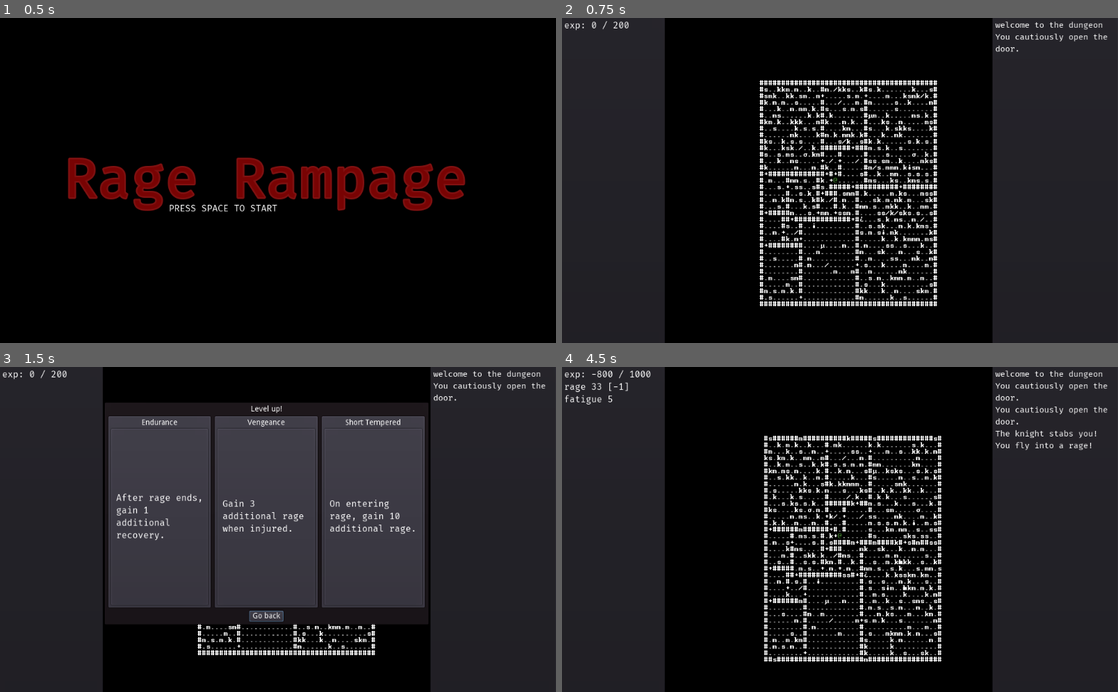
Above: before the commit, frames 1-4 (two rows, left to right).
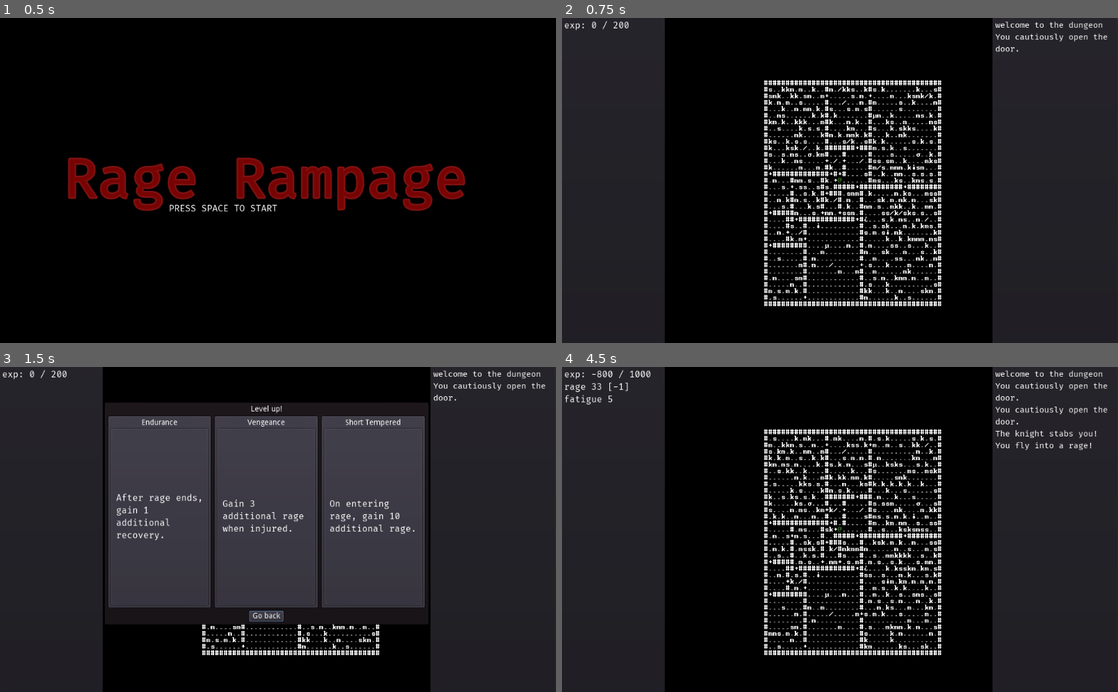
Above: after the commit, the same moments.

Repository: redxaxder/7DRL2022
Game: Godot game, scene res://scenes/root.tscn
Same seed, same stepped clock (60 frames per second), same inputs: the game is played once before the commit and once after it.
Inputs:
- Up to frame 1 (0.5 s): no input
- Up to frame 2 (0.75 s): tap Space (action) at 0.5 s; hold Right (right) from 0.53 s (still down); hold Space (action) from 0.53 s (still down)
- Up to frame 3 (1.5 s): release Right (right) at 1.28 s; release Space (action) at 1.28 s; hold Down (down) from 1.28 s (still down); tap Enter (level_up) at 1.35 s
- Up to frame 4 (4.5 s): release Down (down) at 2 s; click "After rage ends, gain 1 addit…" at 2 s; tap Enter (level_up) at 2.75 s; hold Right (right) 2.78-3.5 s; hold . (pass) 2.78-3.5 s; click "Gain 3 additional rage when i…" at 3.5 s; tap Space (action) at 4.25, 4.35 s; hold Up (up) from 4.28 s (still down)

Frame 1 is identical in both runs. In frame 2, 6.8% of the frame differs, in the area x 35-69%, y 19-89%; in frame 3, 0.7%; in frame 4, 7.0%, in the area x 36-69%, y 19-91%.

Commit message:
fix spooky enemies. split furniture more.

Diff:
--- a/lib/actor.gd
+++ b/lib/actor.gd
@@ -5,6 +5,7 @@
 
 var constants = preload("res://lib/const.gd").new()
 var SCREEN: Screen = preload("res://lib/screen.gd").new()
+var DIR: Dir = preload("res://lib/dir.gd").new()
 
 var terrain: Terrain
 var combatLog: CombatLog
@@ -23,17 +24,6 @@
 	if terrain.at(i,j) == '#':
 		return false
 	elif blockers.size() > 0:
-		if blockers.size() == 1 && blockers[0].door:
-			var d = blockers[0]
-			if player:
-				if self.rage > 0:
-					combatLog.say("The door goes flying!")
-					d.knockback(d.get_pos() - get_pos())
-					combatLog.say("The door is smashed to pieces!")
-				else:
-					combatLog.say("You cautiously open the door.")
-				d.die(Vector2(0,0))
-				return true
 		return false
 	else:
 		set_pos(pos)
--- a/lib/mob.gd
+++ b/lib/mob.gd
@@ -30,15 +30,20 @@
 		if t:
 			smallest_val = min(smallest_val, t)
 
+	var legal_candidates = []
+	for c in candidates:
+		if self.locationService.lookup(c, constants.BLOCKER).size() == 0:
+			if terrain.atv(c) != '#':
+				legal_candidates.append(c)
+	if legal_candidates.size() == 0:
+		return get_pos()
+
 	var final_candidates = []
-	for c in candidates:
-		var mobs = self.locationService.lookup(c, constants.MOBS)
-		var blockers = self.locationService.lookup(c, constants.BLOCKER)
+	for c in legal_candidates:
 		if terrain.d_score(c) == smallest_val:
-			if mobs.size() == 0 and blockers.size() == 0:
-				final_candidates.append(c)
+			final_candidates.append(c)
 
 	if final_candidates.size() == 0:
-		final_candidates = candidates
+		final_candidates = legal_candidates
 
 	return final_candidates[randi() % final_candidates.size()]
--- a/scenes/director.gd
+++ b/scenes/director.gd
@@ -89,7 +89,9 @@
 		return null
 	var door = door_scene.instance() as Actor
 	door.locationService = locationService
+	door.combatLog = combatLog
 	door.terrain = terrain
+	door.pc = pc
 	door.set_pos(pos)
 	parent.add_child(door)
 	return door
--- a/scenes/run.gd
+++ b/scenes/run.gd
@@ -70,7 +70,8 @@
 				do_level_up()
 		if dir >= 0 && !acted:
 			acted = pc.try_attack(dir)
-
+		if dir >= 0 && !acted:
+			acted = pc.try_kick_furniture(dir)
 		if dir >= 0 && !acted:
 			var p = pc.get_pos() + DIR.dir_to_vec(dir)
 			acted = pc.try_move(p.x,p.y)
--- a/scenes/terrain.gd
+++ b/scenes/terrain.gd
@@ -33,9 +33,9 @@
 
 func d_score(v: Vector2) -> int:
 	var ix = to_linear(v.x,v.y)
-	if ix >= dijkstra_map.size():
+	if ix >= dijkstra_map.size() || ix < 0:
 		return 100000
-	var x = dijkstra_map[to_linear(v.x,v.y)]
+	var x = dijkstra_map[ix]
 	if x == null:
 		return 100000
 	return x
--- a/sprites/door.gd
+++ b/sprites/door.gd
@@ -7,3 +7,15 @@
 	add_to_group(self.constants.FURNITURE)
 	add_to_group(self.constants.BLOCKER)
 	add_to_group(self.constants.PROJECTILE_BLOCKER)
+
+func kick(dir: int) -> bool:
+	combatLog.say("The door goes flying!")
+	knockback(DIR.dir_to_vec(dir))
+	combatLog.say("The door is smashed to pieces!")
+	die(Vector2(0,0))
+	return true
+
+func nudge(_dir: int) -> bool:
+	combatLog.say("You cautiously open the door.")
+	die(Vector2(0,0))
+	return true
--- a/sprites/knight.gd
+++ b/sprites/knight.gd
@@ -13,6 +13,8 @@
 	._ready()
 
 func on_turn():
+	if self.cur_block_cooldown > 0:
+		self.cur_block_cooldown -= 1
 	if blocking:
 		if cur_block_duration < block_duration:
 			cur_block_duration += 1
@@ -39,8 +41,6 @@
 	if not self.blocking:
 		self.combatLog.say("The knight stabs you!")
 		self.pc.injure()
-		if self.cur_block_cooldown > 0:
-			self.cur_block_cooldown -= 1
 
 func is_hit(dir: Vector2):
 	if self.blocking:
--- a/sprites/pc.gd
+++ b/sprites/pc.gd
@@ -33,7 +33,6 @@
 var punch = preload("res://lib/attacks/punch.gd").new()
 var throw = preload("res://lib/attacks/throw.gd").new()
 const pickup_scene = preload("res://pickups/pickup.tscn")
-var DIR = preload("res://lib/dir.gd").new()
 
 func _ready():
 	randomize()
@@ -105,6 +104,18 @@
 			return punch.try_attack(locationService, get_pos(), dir)
 	else:
 		return false
+
+func try_kick_furniture(dir) -> bool:
+	var acted = false
+	var targetCell = get_pos() + DIR.dir_to_vec(dir)
+	var targets = locationService.lookup(targetCell, constants.FURNITURE)
+	for t in targets:
+		if rage > 0:
+			acted = t.kick(dir)
+		else:
+			acted = t.nudge(dir)
+	return acted
+
 
 func pick_up(p: Pickup, l: Vector2):
 	if p.is_weapon:
